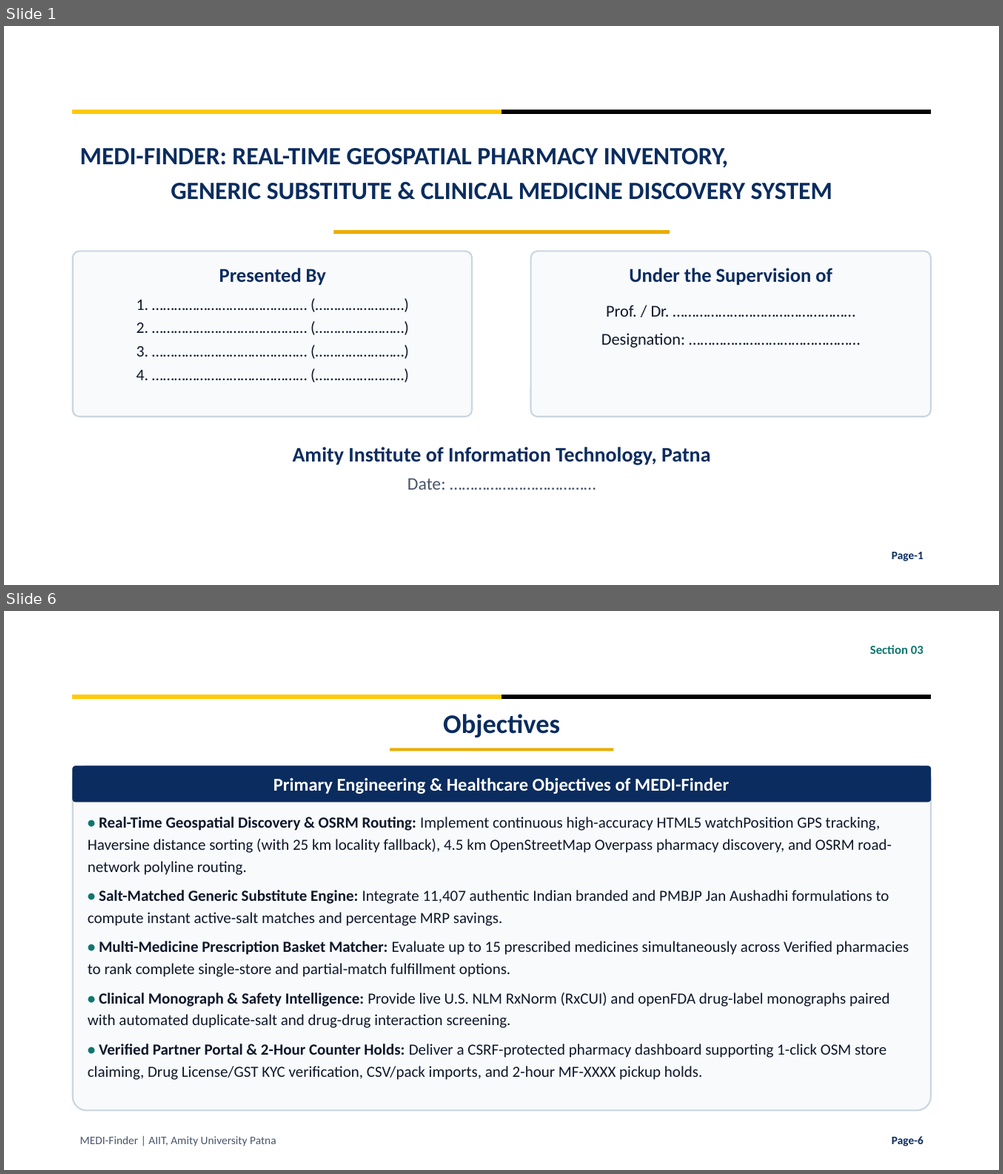
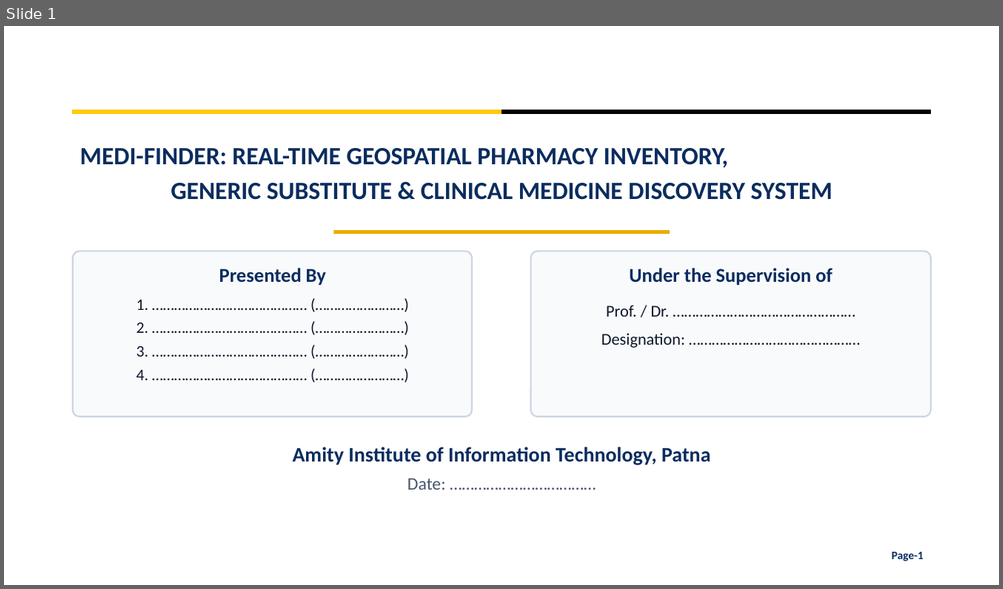
Before and after one commit to krsidhantaryan-ux/MEDI-Finder, a slide deck: MEDI_Finder_Presentation.pptx. Shown one above the other, each under a label of ours: slides 1 and 6 before the commit, slide 1 after it; the slides between them are not shown. The pictures are 1003x1174 and 1003x589 pixels, drawn with LibreOffice and Linux fonts; fonts in the diff are those of the drawing; background and template pictures are left out. Boxes give left, top, right and bottom in pixels: in the first picture for what was removed or moved away, otherwise in the second. Text is boxed around its words. In the diff, an @@ line names an element or a change of style, - is before the commit and + after.

Commit message:
Condense MEDI-Finder presentation to 10 slides for 5-7 min defense

```diff
--- a/MEDI_Finder_Presentation.pptx
+++ b/MEDI_Finder_Presentation.pptx
@@ slide 6 removed at box(4, 611, 999, 1170), background #FFFFFF; not listed: 2 template elements that a slide beside it also shows @@
@@ text removed at box(870, 645, 923, 654) @@
-Section 03
@@ text removed at box(443, 714, 560, 738) @@
-Objectives
@@ rectangle removed at box(390, 749, 614, 752) @@
@@ rounded rectangle removed at box(73, 766, 930, 1111) @@
@@ rounded rectangle removed at box(73, 766, 930, 802) @@
-Primary Engineering & Healthcare Objectives of MEDI-Finder
@@ text removed at box(88, 817, 909, 1080) @@
-• Real-Time Geospatial Discovery & OSRM Routing: Implement continuous high-accuracy HTML5 watchPosition GPS tracking, Haversine distance sorting (with 25 km locality fallback), 4.5 km OpenStreetMap Overpass pharmacy discovery, and OSRM road-network polyline routing.
-• Salt-Matched Generic Substitute Engine: Integrate 11,407 authentic Indian branded and PMBJP Jan Aushadhi formulations to compute instant active-salt matches and percentage MRP savings.
-• Multi-Medicine Prescription Basket Matcher: Evaluate up to 15 prescribed medicines simultaneously across Verified pharmacies to rank complete single-store and partial-match fulfillment options.
-• Clinical Monograph & Safety Intelligence: Provide live U.S. NLM RxNorm (RxCUI) and openFDA drug-label monographs paired with automated duplicate-salt and drug-drug interaction screening.
-• Verified Partner Portal & 2-Hour Counter Holds: Deliver a CSRF-protected pharmacy dashboard supporting 1-click OSM store claiming, Drug License/GST KYC verification, CSV/pack imports, and 2-hour MF-XXXX pickup holds.
@@ text removed at box(80, 1136, 276, 1147) @@
-MEDI-Finder | AIIT, Amity University Patna
@@ text removed at box(891, 1136, 923, 1147) @@
-Page-6
```
Also in this commit, not shown: 6 slides changed, 3 slides added, 10 other slides removed.
